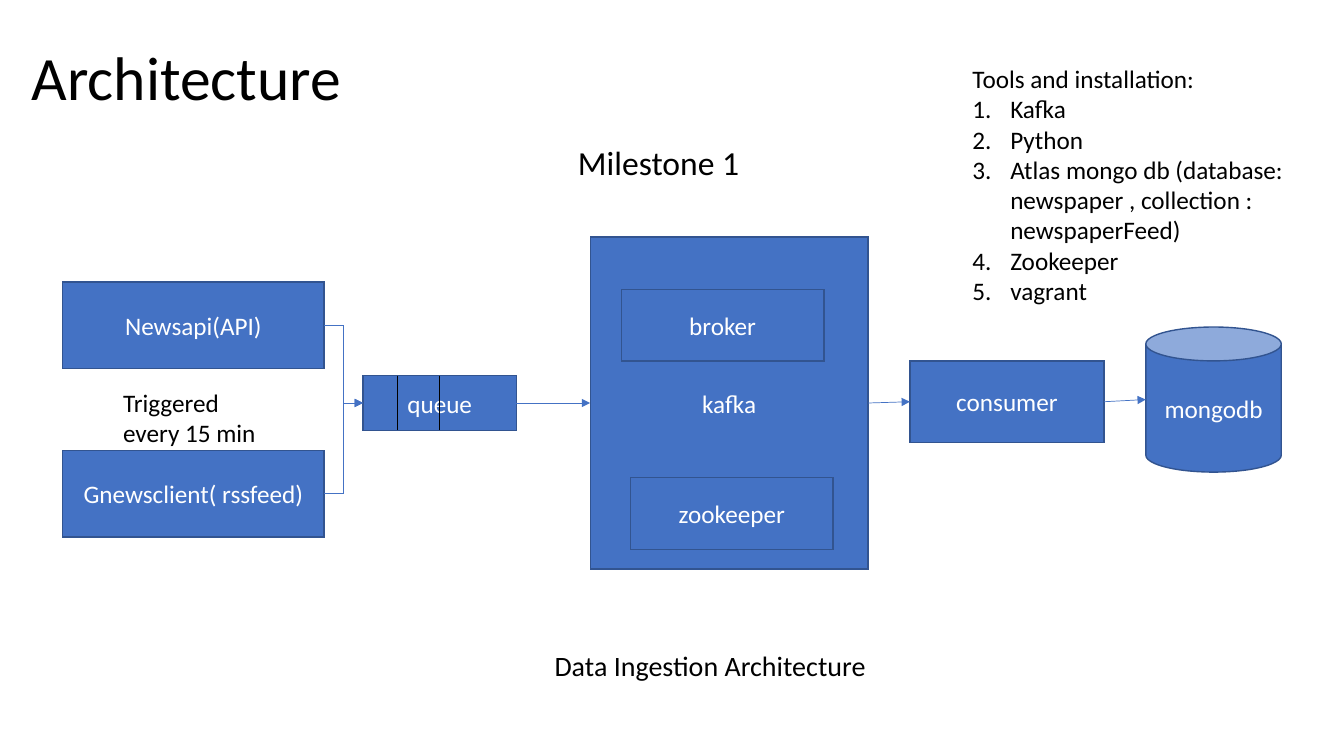
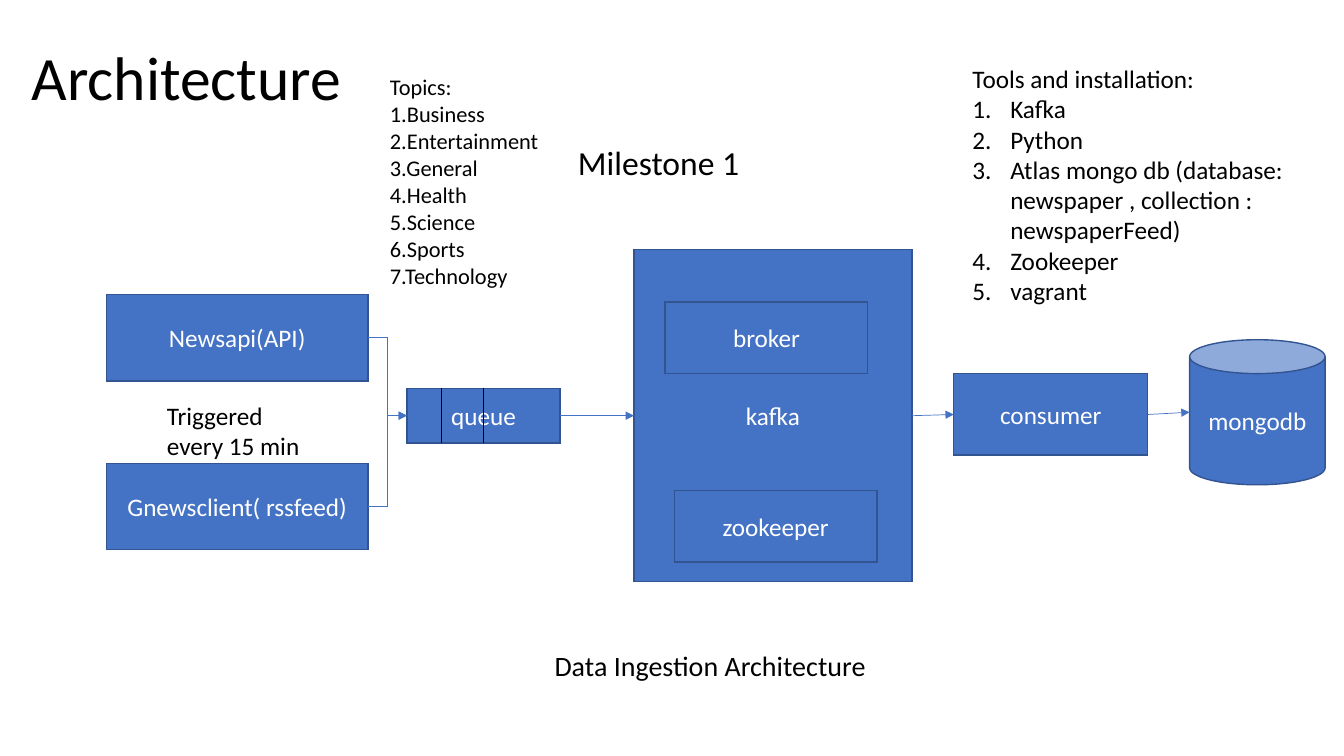
Before and after one commit to mmrkavya/newspaper, a slide deck: slide 2 of FinalResport-NewsClassifier.pptx. Drawn at 1344x756 pixels with LibreOffice and Linux fonts; fonts in the diff are those of the drawing. Boxes give left, top, right and bottom in pixels: in the first picture for what was removed or moved away, otherwise in the second. Text is boxed around its words. In the diff, an @@ line names an element or a change of style, - is before the commit and + after.

```diff
--- a/FinalResport-NewsClassifier.pptx
+++ b/FinalResport-NewsClassifier.pptx
@@ text added at bbox=[390, 79, 538, 288], 16 pt, text #000000 @@
+Topics:
+1.Business
+2.Entertainment
+3.General
+4.Health
+5.Science
+6.Sports
+7.Technology
@@ 3 rectangles, 2 elbow arrows, 2 arrows, 2 lines: place and size @@
-3 rectangles, 2 elbow arrows, 2 arrows, 2 lines at bbox=[63, 282, 910, 549]
+3 rectangles, 2 elbow arrows, 2 arrows, 2 lines at bbox=[107, 294, 954, 562]
@@ 4 rectangles, 1 cylinder, 1 text, 1 arrow: place and size @@
-4 rectangles, 1 cylinder, 1 text, 1 arrow at bbox=[63, 237, 1281, 569]
+4 rectangles, 1 cylinder, 1 text, 1 arrow at bbox=[107, 250, 1325, 582]
```
Also in this commit, not shown: 1 other slide changed, 4 slides added, 1 slide removed, 4 other files.
